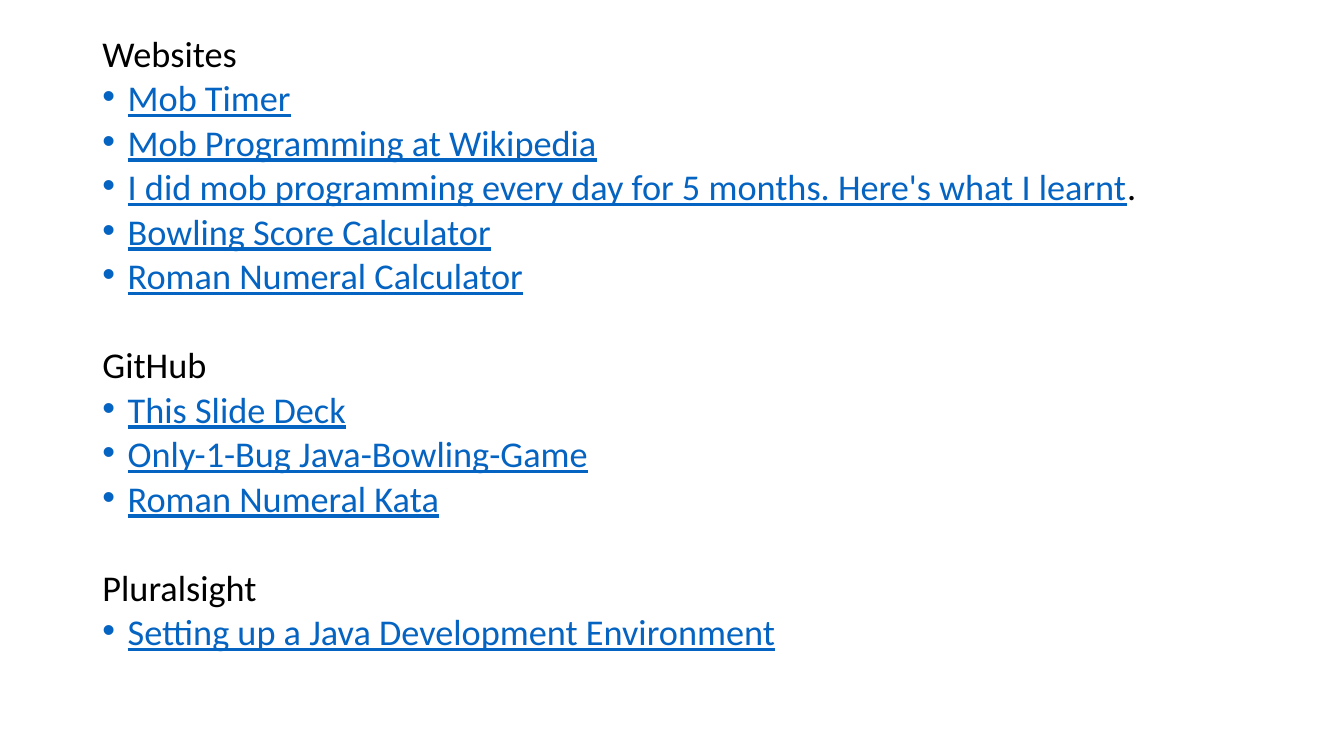
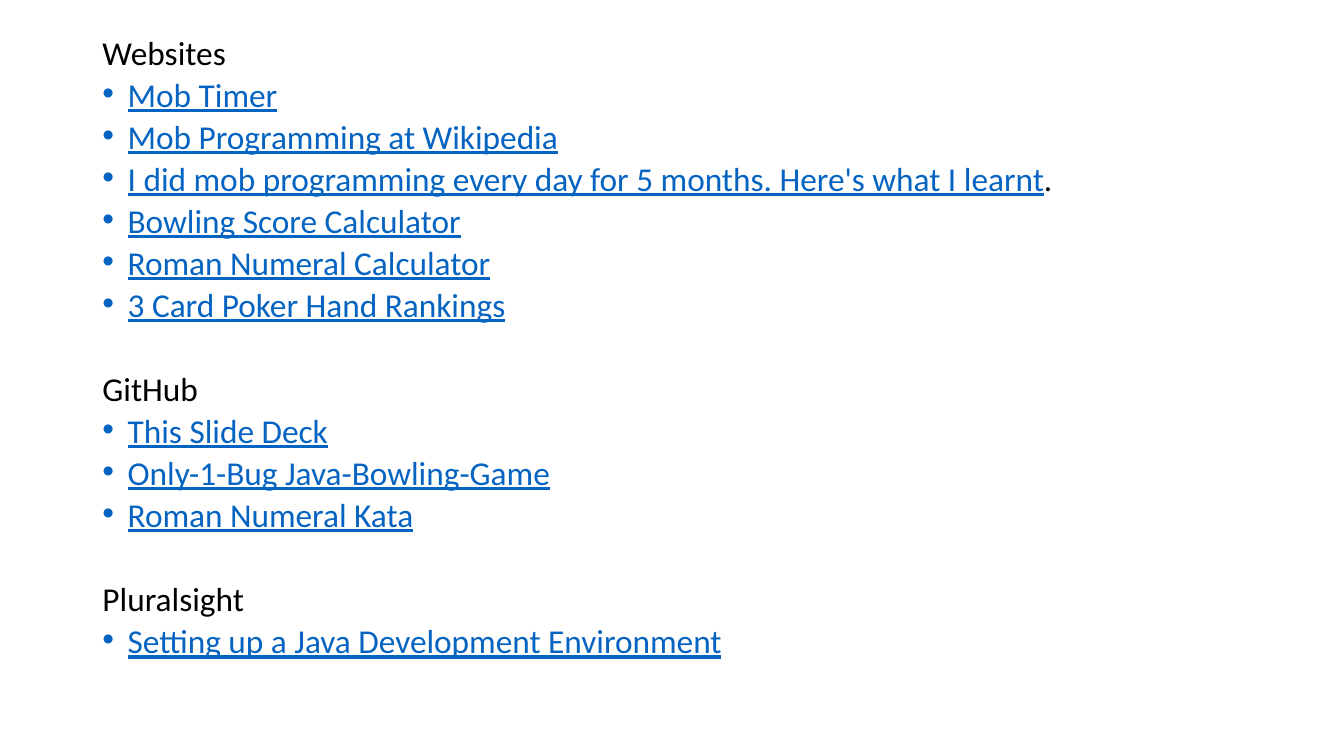
Before and after one commit to jonathan-r-jones/Mob-Programming-Demo, a slide deck: slide 16 of mob.pptx (slide 15 before the commit). Drawn at 1344x756 pixels with LibreOffice and Linux fonts; fonts in the diff are those of the drawing. Boxes give left, top, right and bottom in pixels: in the first picture for what was removed or moved away, otherwise in the second. Text is boxed around its words. In the diff, an @@ line names an element or a change of style, - is before the commit and + after.

```diff
--- a/mob.pptx
+++ b/mob.pptx
@@ text at (x1=102, y1=42, x2=1052, y2=659): size 25.9 to 23.8 pt @@
@@ text at (x1=128, y1=294, x2=505, y2=323): paragraph added @@
+• 3 Card Poker Hand Rankings
```
Also in this commit, not shown: 2 other slides changed, 1 slide added.
